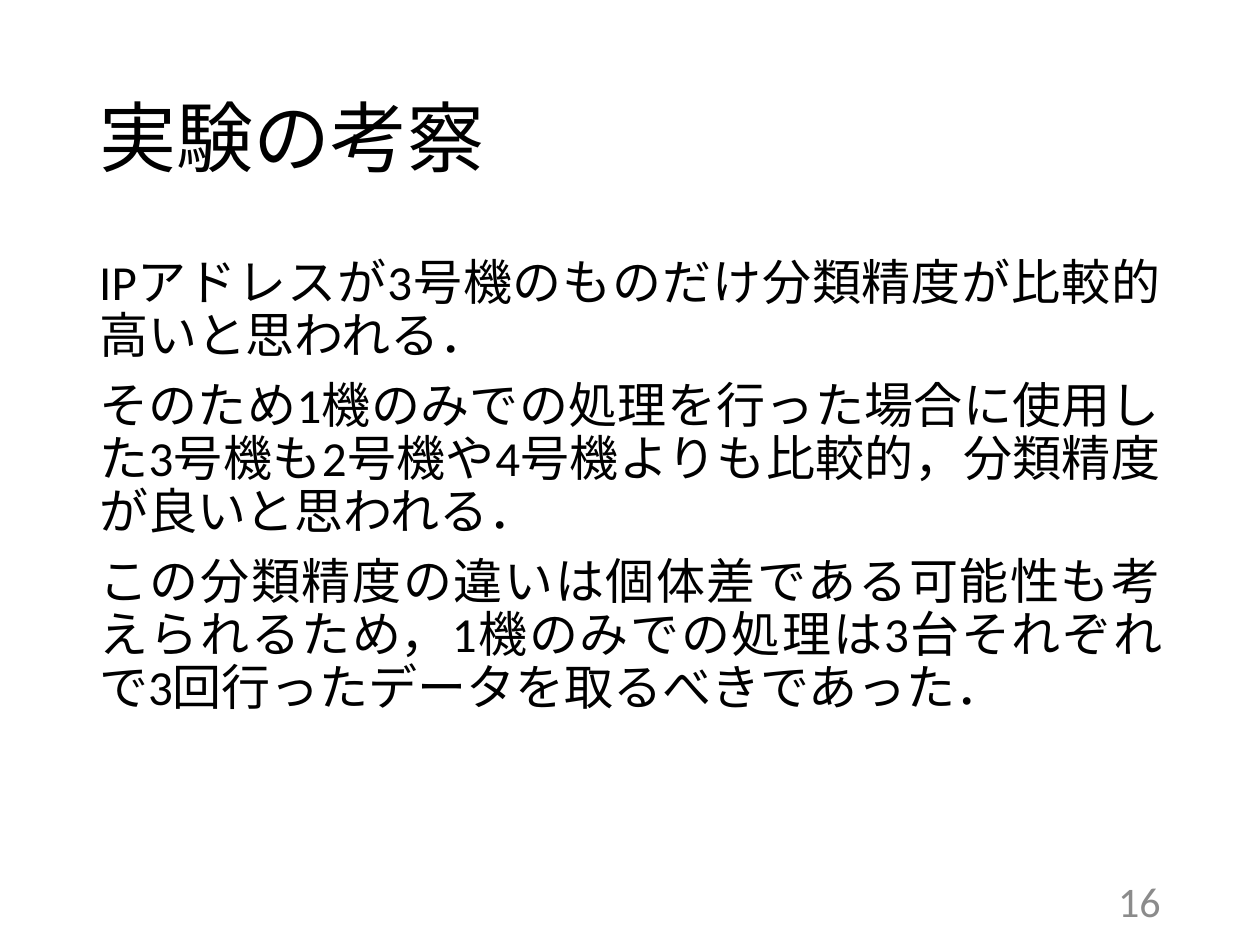
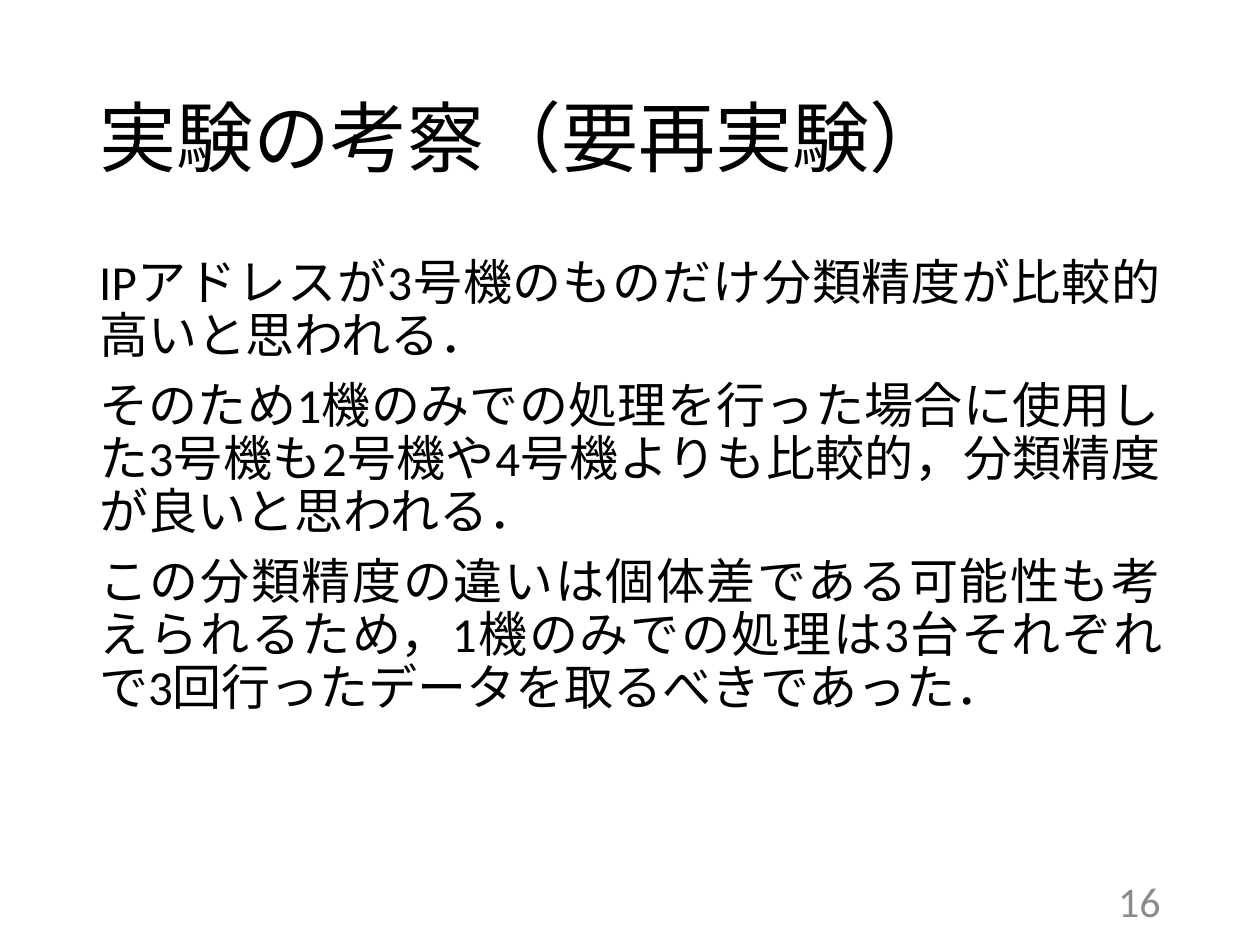
Before and after one commit to kait-takanolab/1821144-yoshii-thesis, a slide deck: slide 16 of 発表用スライド/1821144_卒研発表.pptx. Drawn at 1260x945 pixels with LibreOffice and Linux fonts; fonts in the diff are those of the drawing. Boxes give left, top, right and bottom in pixels: in the first picture for what was removed or moved away, otherwise in the second. Text is boxed around its words. In the diff, an @@ line names an element or a change of style, - is before the commit and + after.

```diff
--- a/発表用スライド/1821144_卒研発表.pptx
+++ b/発表用スライド/1821144_卒研発表.pptx
@@ title at [99,100,946,173]: text changed @@
-実験の考察
+実験の考察（要再実験）
```
Also in this commit, not shown: 2 other slides changed.
